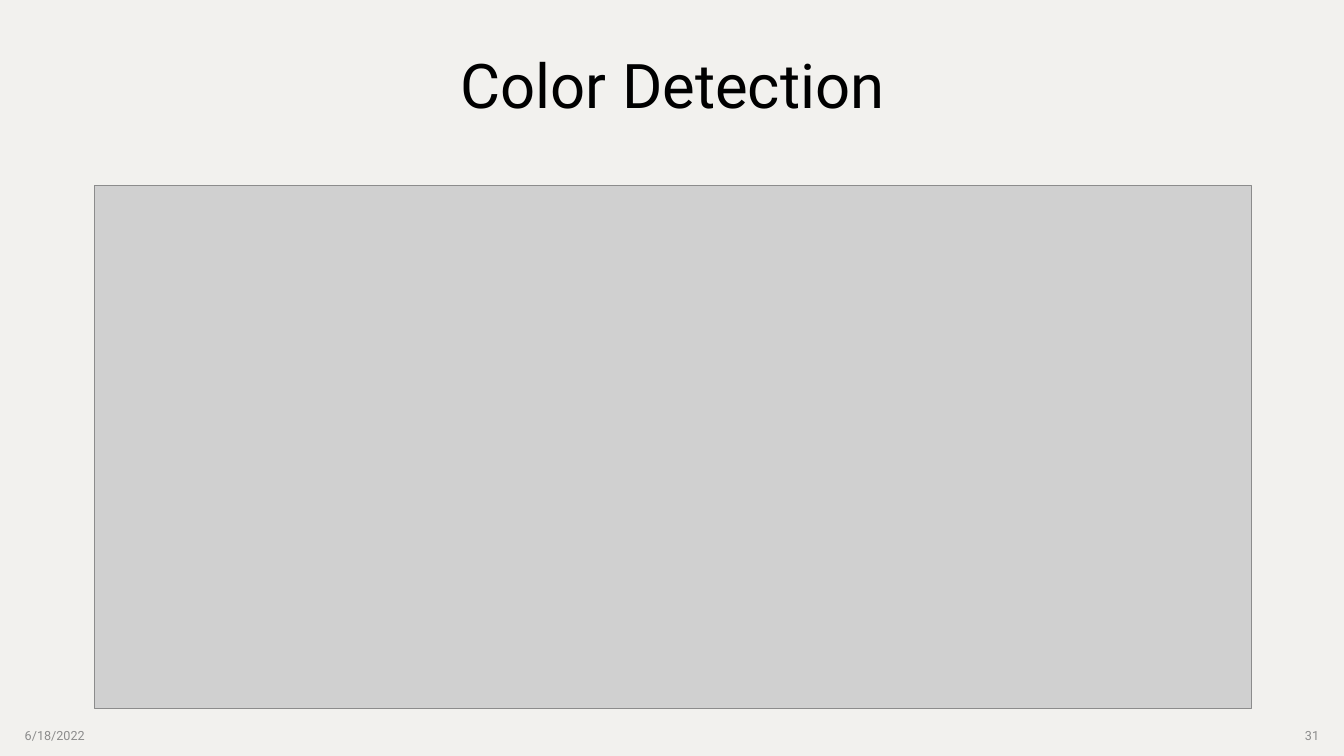
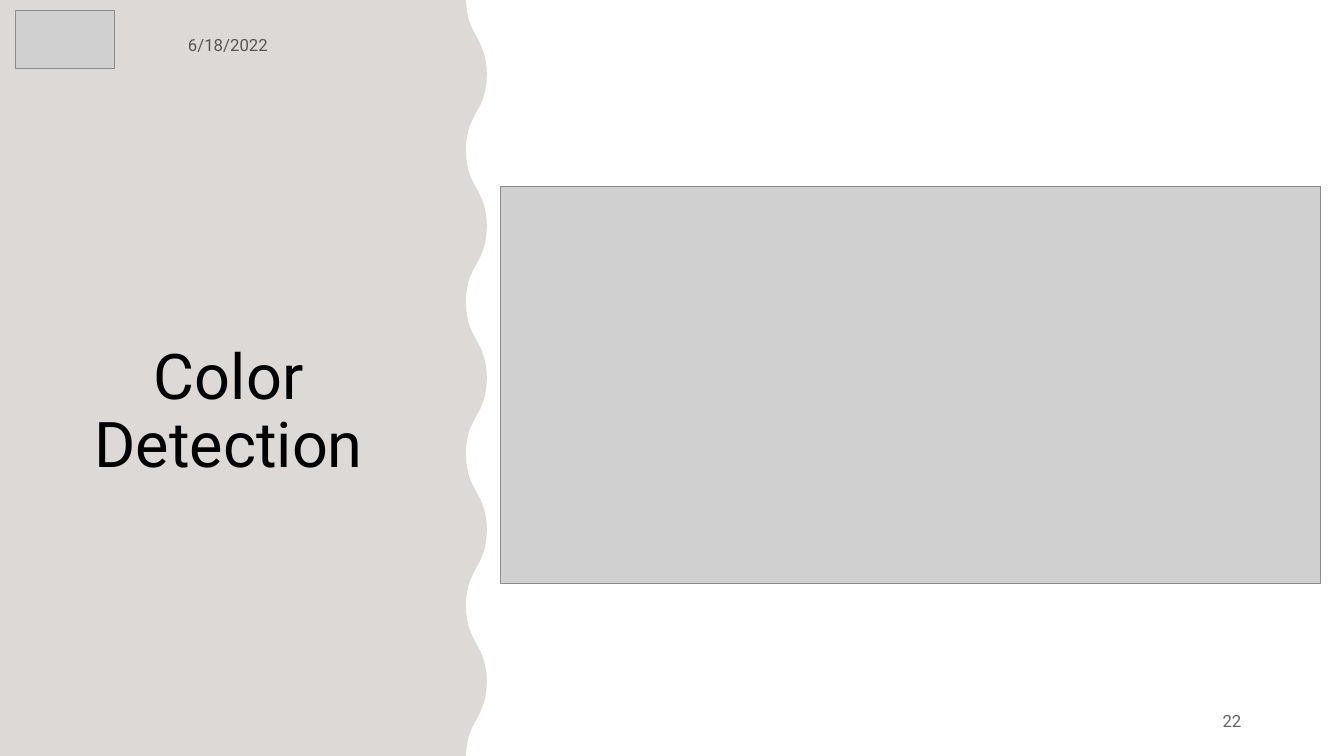
Before and after one commit to JasmeetMatta/Precision-Farming-Bot, a slide deck: slide 22 of Presentation/Final Precision Farming Using Autonomous Vehicle.pptx (slide 31 before the commit). Drawn at 1344x756 pixels with LibreOffice and Linux fonts; fonts in the diff are those of the drawing; grey boxes stand for pictures. Boxes give left, top, right and bottom in pixels: in the first picture for what was removed or moved away, otherwise in the second. Text is boxed around its words. In the diff, an @@ line names an element or a change of style, - is before the commit and + after.

Commit message:
PPT Update

```diff
--- a/Presentation/Final Precision Farming Using Autonomous Vehicle.pptx
+++ b/Presentation/Final Precision Farming Using Autonomous Vehicle.pptx
@@ background #F2F1EE to #FFFFFF @@
@@ freeform shape added at (0, 0, 487, 756), fill #FFFFFF @@
@@ freeform shape added at (0, 0, 471, 756), fill #FFFFFF @@
@@ freeform shape added at (0, 0, 487, 756), fill #76685C at 25% opacity @@
@@ picture added at (15, 10, 115, 68) @@
@@ text "6/18/2022": place and size @@
-text "6/18/2022" at (25, 731, 85, 741)
+text "6/18/2022" at (188, 39, 268, 52)
@@ text "6/18/2022" at (188, 39, 268, 52): size 9 to 12 pt, text colour #8C8C8C to #000000 at 60% opacity; alignment left to centre; more space between paragraphs @@
@@ title "Color Detection": place and size @@
-title "Color Detection" at (461, 61, 884, 109)
+title "Color Detection" at (94, 351, 362, 468)
@@ title "Color Detection" at (94, 351, 362, 468): size 44 to 45 pt; vertical alignment middle to bottom @@
@@ picture removed at (94, 186, 1251, 708) @@
@@ picture added at (501, 187, 1321, 585) @@
@@ page number added at (1223, 715, 1242, 727), 12 pt, text #000000 at 60% opacity @@
+22
@@ page number removed at (1305, 731, 1319, 740) @@
-31
```
Also in this commit, not shown: 11 other slides changed, 1 other file.
